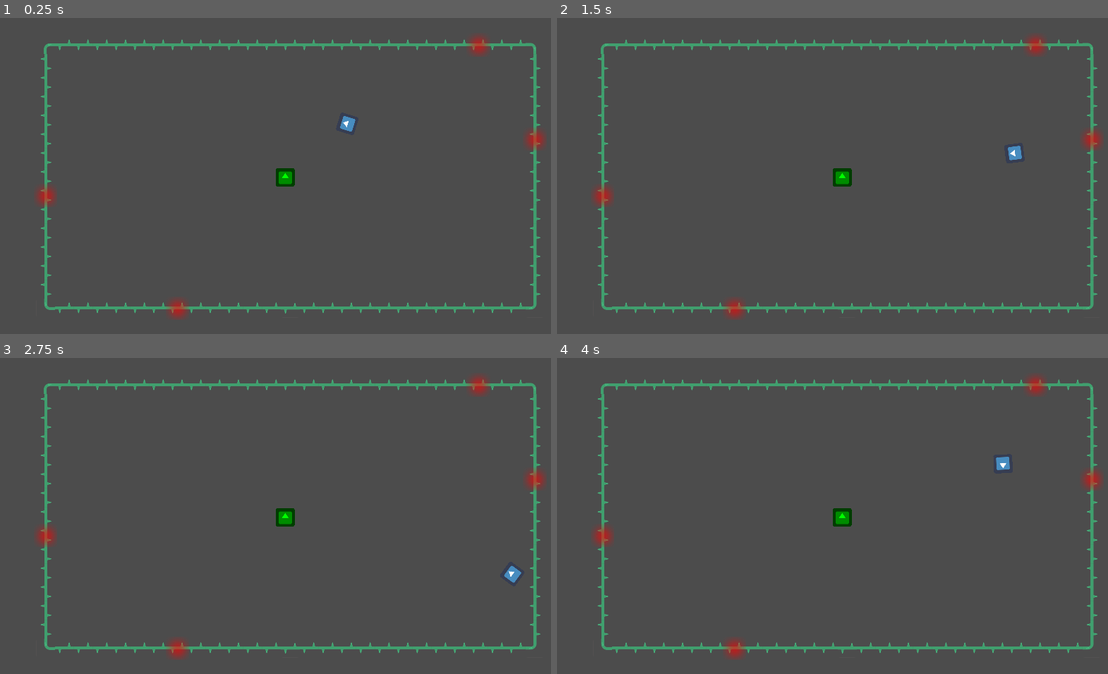
Above: before the commit, frames 1-4 (two rows, left to right).
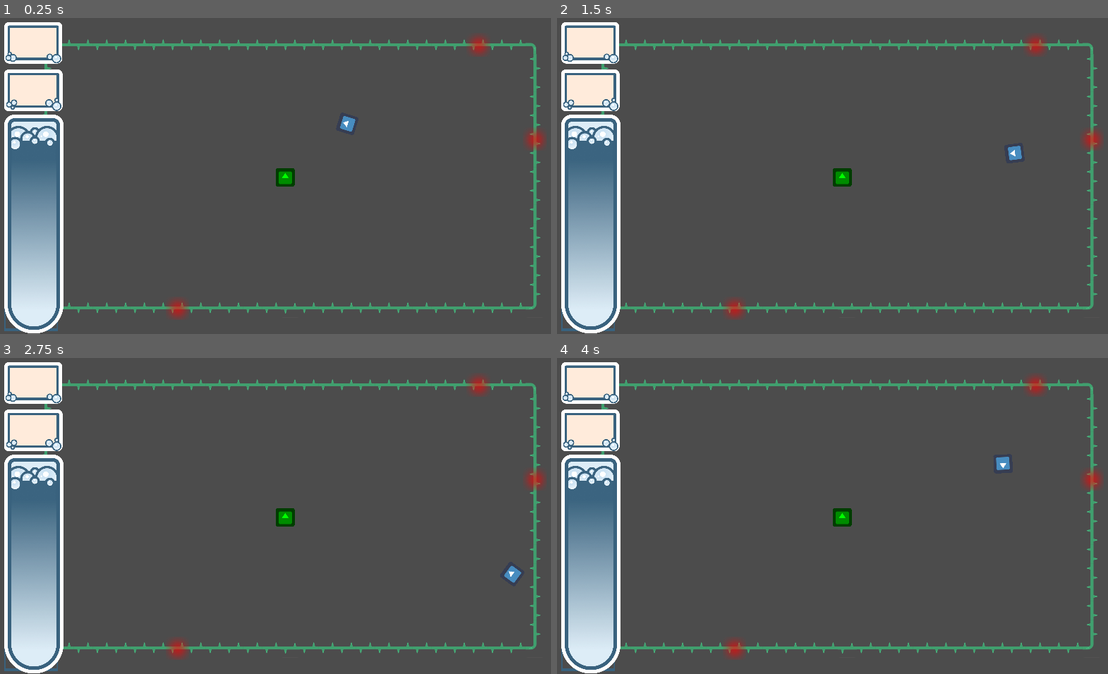
Above: after the commit, the same moments.

Repository: moisesjbc/global-jam-01-2025
Game: Godot game, scene res://gameplay/main/main.tscn
Same seed, same stepped clock (60 frames per second), same inputs: the game is played once before the commit and once after it. The engine's default icon, where the game draws it, is replaced by a stand-in: a white triangle on a blue panel in a dark square.
Inputs (mouse positions are in pixels of both pictures, inside the frame that each line leads up to):
- Up to frame 1 (0.25 s): no input
- Up to frame 2 (1.5 s): tap Enter at 0.5 s; move the mouse to (959, 160) at 0.52 s; hold Right (ui_right) 0.53-1.28 s; move the mouse to (722, 191) at 1.27 s; hold Down (ui_down) from 1.28 s (still down)
- Up to frame 3 (2.75 s): move the mouse to (336, 446) at 2.02 s; release Down (ui_down) at 2.03 s; hold Right (ui_right) from 2.03 s (still down)
- Up to frame 4 (4 s): tap Space at 2.75 s; move the mouse to (810, 579) at 2.77 s; release Right (ui_right) at 2.78 s; hold Up (ui_up) 2.78-3.53 s; move the mouse to (1008, 563) at 3.52 s; hold Left (ui_left) from 3.53 s (still down)

The runs differ from the first frame. In frame 1, 10% of the frame differs, in the area x 0-12%, y 1-100%; in frame 2, 10%; in frame 3, 10%; in frame 4, 10%.

Commit message:
Add static gui

Diff:
--- /dev/null
+++ b/godot-project/gameplay/gui/gui.tscn
@@ -0,0 +1,49 @@
+[gd_scene load_steps=7 format=2]
+
+[ext_resource path="res://gameplay/gui/score.png" type="Texture" id=1]
+[ext_resource path="res://gameplay/gui/timer.png" type="Texture" id=2]
+[ext_resource path="res://gameplay/gui/02_contenedor_balas.png" type="Texture" id=3]
+[ext_resource path="res://gameplay/gui/03_marco_balas.png" type="Texture" id=4]
+[ext_resource path="res://gameplay/gui/01_fondo_balas.png" type="Texture" id=5]
+
+[sub_resource type="Animation" id=1]
+resource_name = "bubles"
+
+[node name="gui" type="Node2D"]
+
+[node name="score" type="Node2D" parent="."]
+position = Vector2( -2, 303 )
+
+[node name="sprite" type="Sprite" parent="score"]
+position = Vector2( 120, -52 )
+scale = Vector2( 0.5, 0.5 )
+texture = ExtResource( 1 )
+
+[node name="time" type="Node2D" parent="."]
+position = Vector2( -2, 303 )
+
+[node name="sprite" type="Sprite" parent="time"]
+position = Vector2( 120, -214 )
+scale = Vector2( 0.5, 0.5 )
+texture = ExtResource( 2 )
+
+[node name="bubles" type="Node2D" parent="."]
+
+[node name="background_sprite_2" type="Sprite" parent="bubles"]
+position = Vector2( 120, 706 )
+scale = Vector2( 0.5, 0.5 )
+texture = ExtResource( 5 )
+
+[node name="bubles" type="Sprite" parent="bubles/background_sprite_2"]
+position = Vector2( -2, 30 )
+scale = Vector2( 1, 0.999281 )
+texture = ExtResource( 3 )
+region_enabled = true
+region_rect = Rect2( 0, 0, 400, 1400 )
+
+[node name="AnimationPlayer" type="AnimationPlayer" parent="bubles/background_sprite_2"]
+root_node = NodePath("../bubles")
+anims/bubles = SubResource( 1 )
+
+[node name="foreground_sprite" type="Sprite" parent="bubles/background_sprite_2"]
+texture = ExtResource( 4 )
--- a/godot-project/gameplay/main/main.tscn
+++ b/godot-project/gameplay/main/main.tscn
@@ -1,6 +1,7 @@
-[gd_scene load_steps=6 format=2]
+[gd_scene load_steps=7 format=2]
 
 [ext_resource path="res://gameplay/player/player.tscn" type="PackedScene" id=1]
+[ext_resource path="res://gameplay/gui/gui.tscn" type="PackedScene" id=2]
 [ext_resource path="res://gameplay/main/main.gd" type="Script" id=3]
 [ext_resource path="res://gameplay/font/font.tscn" type="PackedScene" id=4]
 [ext_resource path="res://gameplay/pipes/pipes.tscn" type="PackedScene" id=5]
@@ -19,5 +20,7 @@
 
 [node name="enemy_respawn" parent="." instance=ExtResource( 6 )]
 
+[node name="gui" parent="." instance=ExtResource( 2 )]
+
 [connection signal="player_died" from="player" to="." method="_on_player_player_died"]
 [connection signal="abduction_finished" from="font" to="." method="_on_font_abduction_finished"]
Binary file added: godot-project/gameplay/gui/01_fondo_balas.png
Not shown, added: godot-project/gameplay/gui/01_fondo_balas.png.import
Binary file added: godot-project/gameplay/gui/02_contenedor_balas.png
Not shown, added: godot-project/gameplay/gui/02_contenedor_balas.png.import
Binary file added: godot-project/gameplay/gui/03_marco_balas.png
Not shown, added: godot-project/gameplay/gui/03_marco_balas.png.import
Binary file added: godot-project/gameplay/gui/04_marco_balas.png
Not shown, added: godot-project/gameplay/gui/04_marco_balas.png.import
Binary file added: godot-project/gameplay/gui/score.png
Not shown, added: godot-project/gameplay/gui/score.png.import
Binary file added: godot-project/gameplay/gui/timer.png
Not shown, added: godot-project/gameplay/gui/timer.png.import
